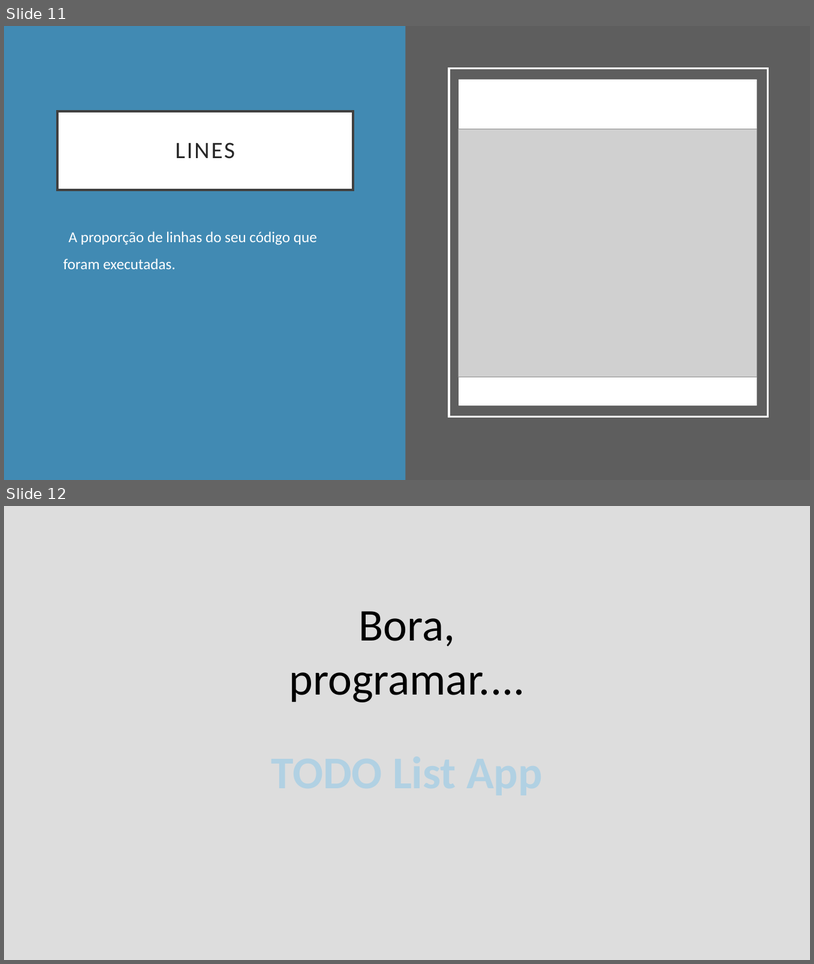
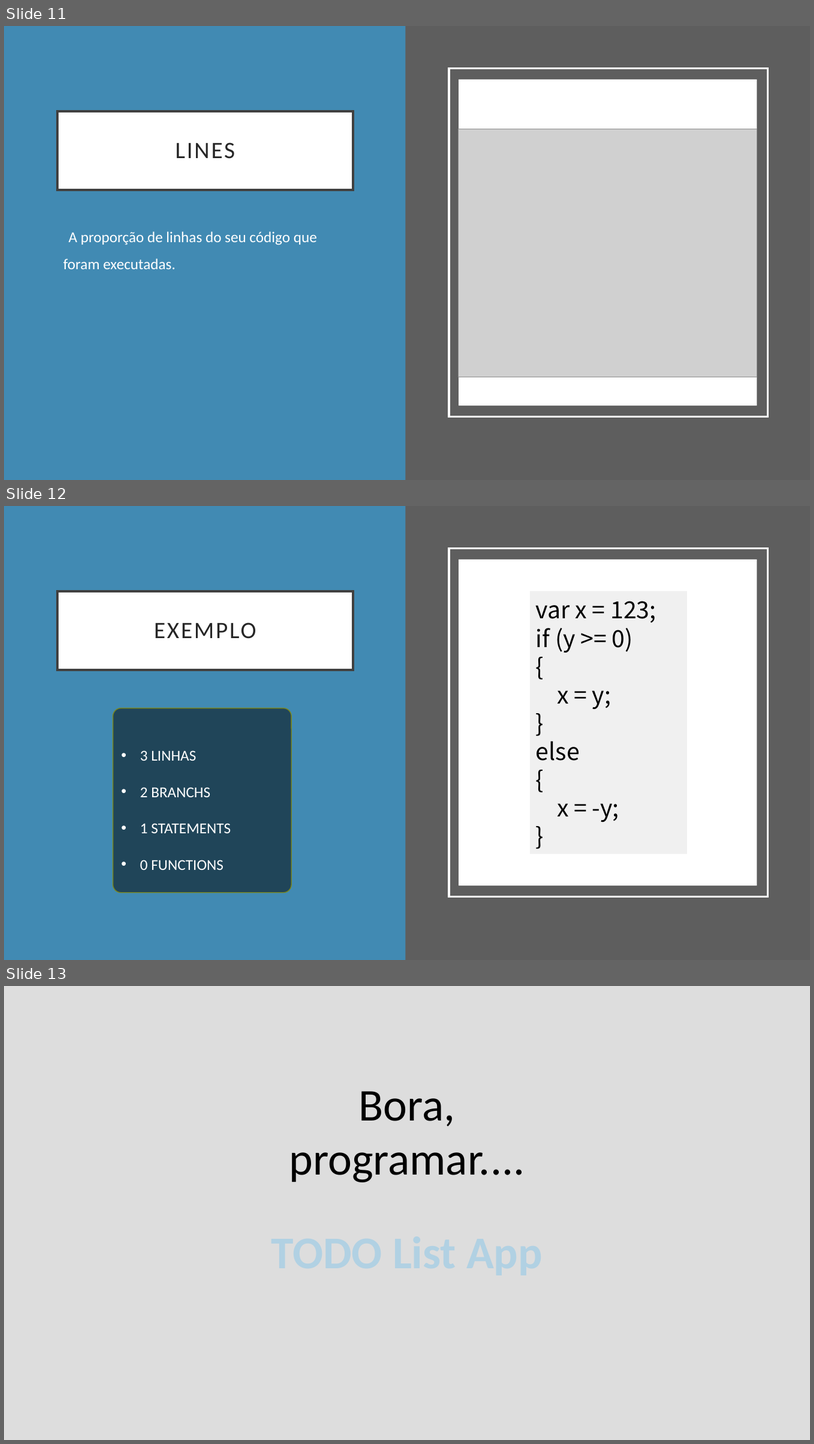
Before and after one commit to mvofreire/react-todo-dojo, a slide deck: docs/DOJO PPMS.pptx. Shown one above the other, each under a label of ours: slides 11 and 12 before the commit, slides 11, 12 and 13 after it. The pictures are 814x964 and 814x1444 pixels, drawn with LibreOffice and Linux fonts; fonts in the diff are those of the drawing; grey boxes stand for pictures. Boxes give left, top, right and bottom in pixels: in the first picture for what was removed or moved away, otherwise in the second. Text is boxed around its words. In the diff, an @@ line names an element or a change of style, - is before the commit and + after.

```diff
--- a/docs/DOJO PPMS.pptx
+++ b/docs/DOJO PPMS.pptx
@@ slide 12 added at (4, 506, 810, 960), background #5E5E5E @@
@@ rectangle added at (4, 506, 405, 960), fill #418AB3 @@
@@ rectangle added at (449, 549, 768, 896), outline #FFFFFF 2.5 pt @@
@@ rectangle added at (459, 559, 757, 885), fill #FFFFFF @@
@@ title added at (57, 591, 353, 670), fill #FFFFFF, outline #404040 3 pt, 28 pt, text #262626 @@
+EXEMPLO
@@ rectangle added at (530, 591, 687, 854), fill #F0F0F0, 28 pt, text #000000 @@
+var x = 123;
+if (y >= 0)
+{
+x = y;
+}
+else
+{
+x = -y;
+}
@@ rounded rectangle added at (113, 708, 291, 892), fill #20455A, outline #7B871D 1 pt, 18 pt, text #FFFFFF @@
+• 3 LINHAS
+• 2 BRANCHS
+• 1 STATEMENTS
+• 0 FUNCTIONS
@@ what was slide 12 is now slide 13 @@
```
Also in this commit, not shown: 2 slides changed, 1 other file.
